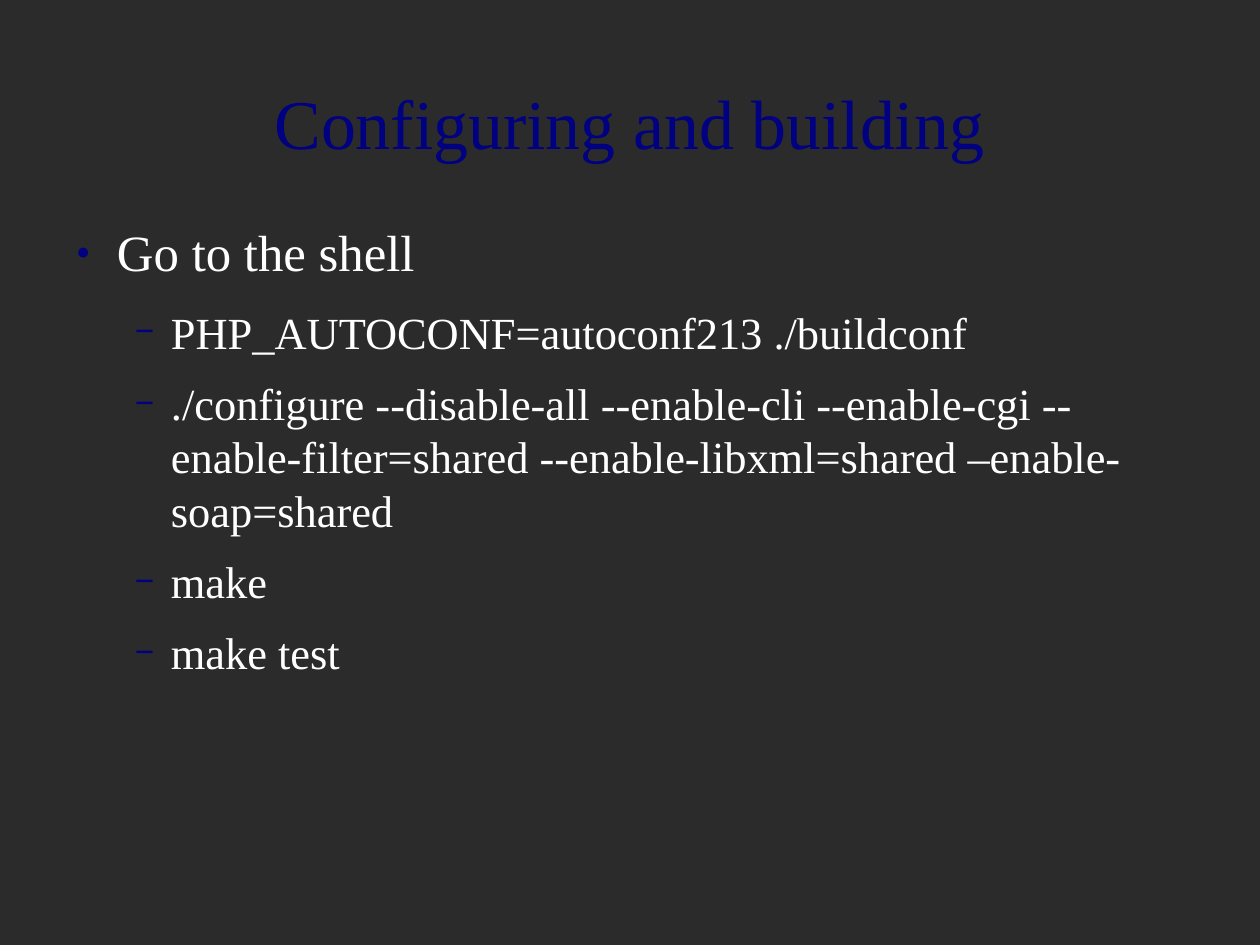
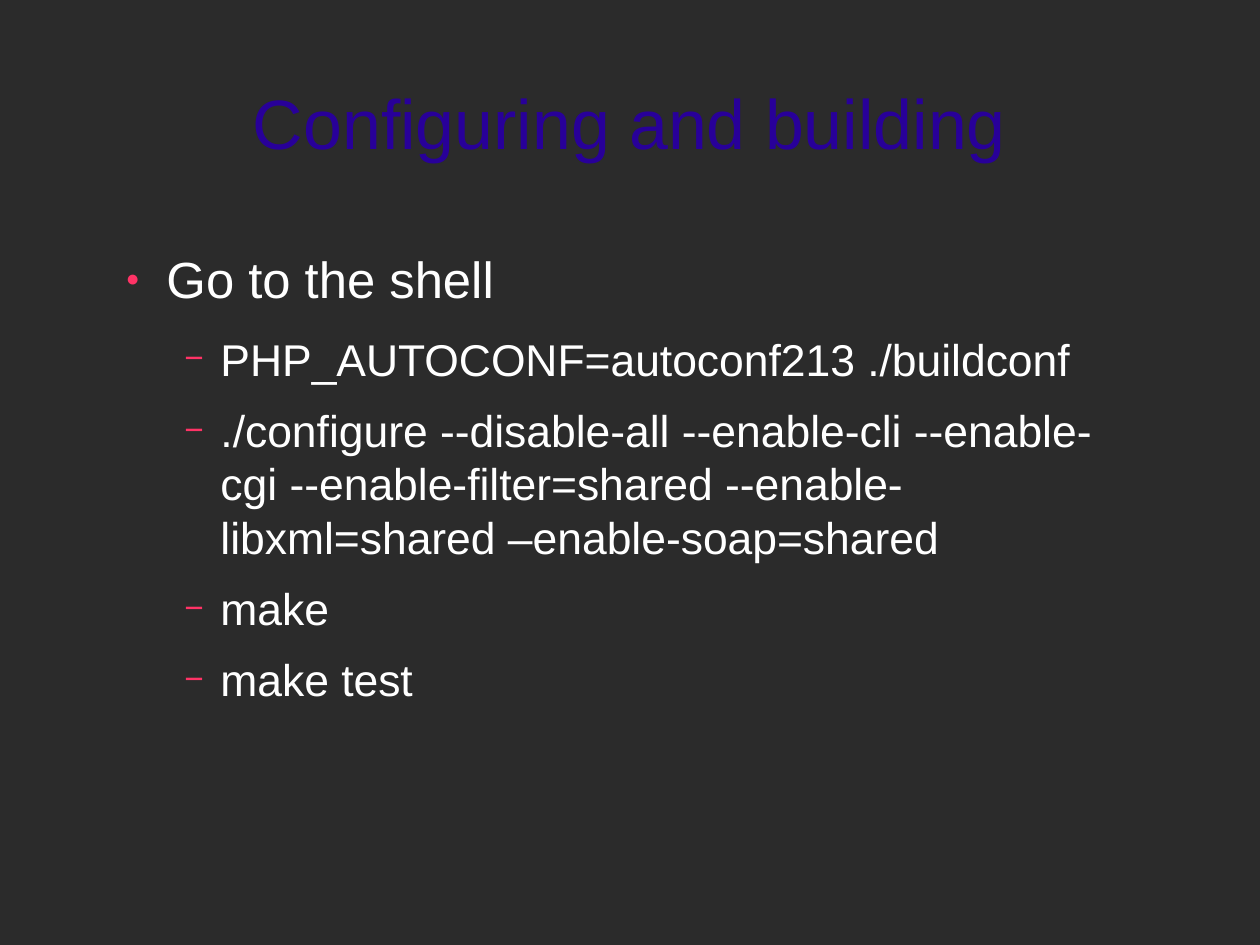
Before and after one commit to zippy1981/TalkMaterials, a slide deck: slide 22 of NYPHP/2010-May/Hacking PHP for Fun and Profit.odp (slide 18 before the commit). Drawn at 1260x945 pixels with LibreOffice and Linux fonts; fonts in the diff are those of the drawing; background and template pictures are left out; a plain dark background stands for a picture behind light text. Boxes give left, top, right and bottom in pixels: in the first picture for what was removed or moved away, otherwise in the second. Text is boxed around its words. In the diff, an @@ line names an element or a change of style, - is before the commit and + after.

```diff
--- a/NYPHP/2010-May/Hacking PHP for Fun and Profit.odp
+++ b/NYPHP/2010-May/Hacking PHP for Fun and Profit.odp
@@ title "Configuring and building" at bbox=[253, 98, 1006, 162]: font Times New Roman to Arial, text colour #000080 to #280099 @@
@@ text "Go to the shell": place and size @@
-text "Go to the shell" at bbox=[117, 235, 1121, 670]
+text "Go to the shell" at bbox=[166, 261, 1092, 697]
@@ text "Go to the shell" at bbox=[166, 261, 1092, 697]: font Times New Roman to Arial; bullet colour #000080 to #FF3366 @@
```
Also in this commit, not shown: 34 other slides changed, 7 slides added, 3 slides removed.
